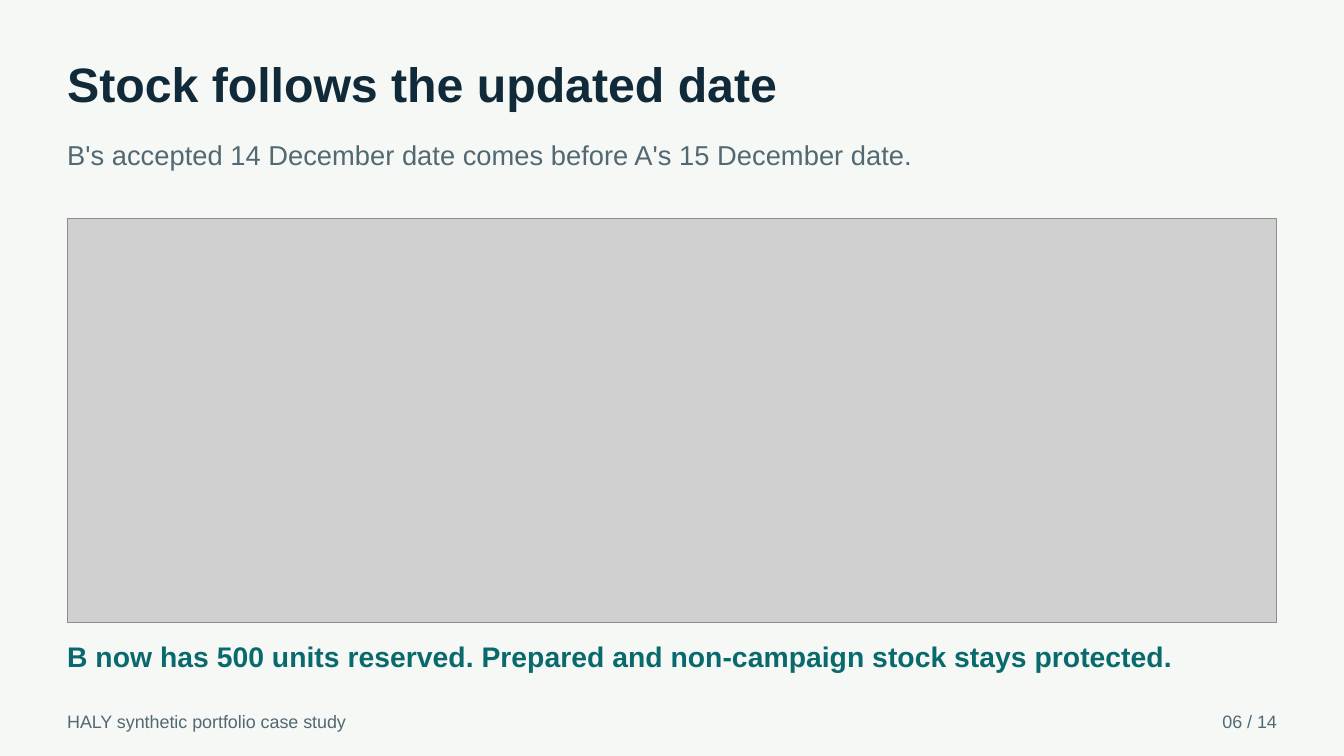
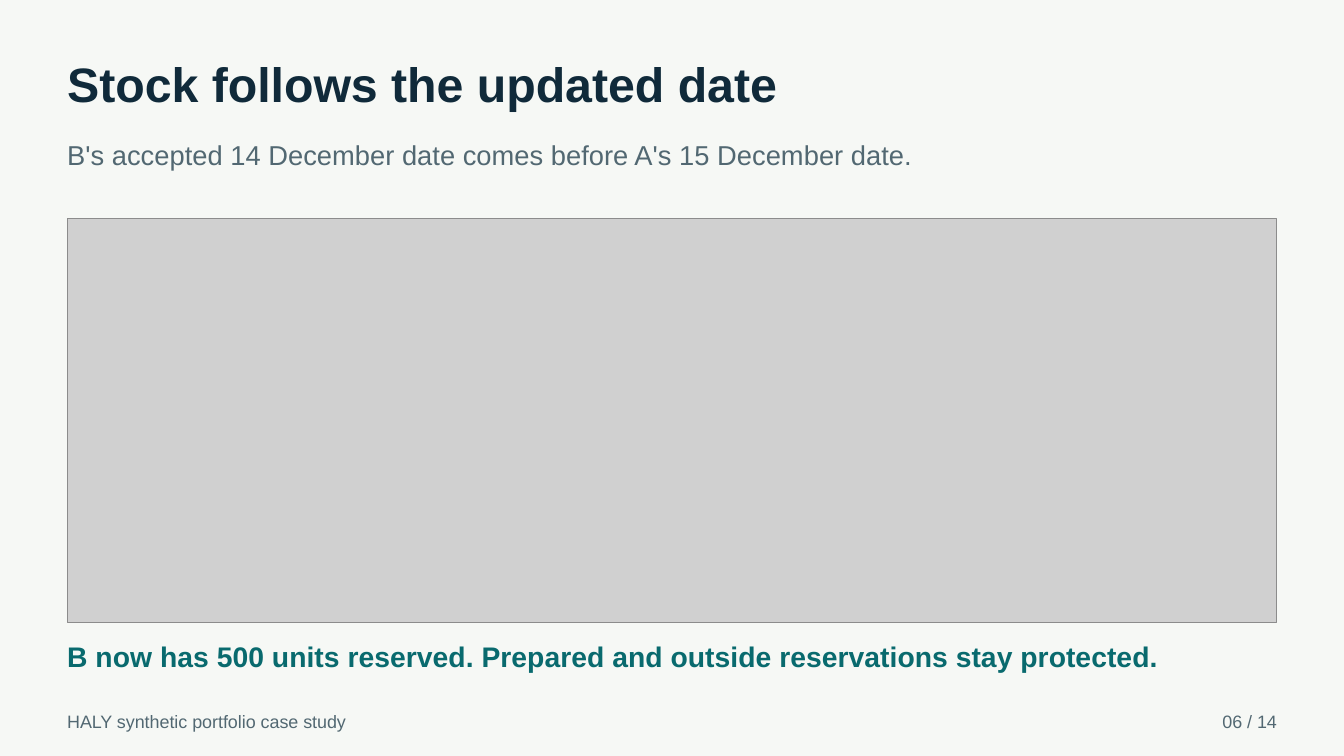
Before and after one commit to yusufondes/Operations-Control-Tower, a slide deck: slide 6 of docs/portfolio/HALY-Operations-Control-Tower-Case-Study-Revised.pptx. Drawn at 1344x756 pixels with LibreOffice and Linux fonts; fonts in the diff are those of the drawing; grey boxes stand for pictures. Boxes give left, top, right and bottom in pixels: in the first picture for what was removed or moved away, otherwise in the second. Text is boxed around its words. In the diff, an @@ line names an element or a change of style, - is before the commit and + after.

```diff
--- a/docs/portfolio/HALY-Operations-Control-Tower-Case-Study-Revised.pptx
+++ b/docs/portfolio/HALY-Operations-Control-Tower-Case-Study-Revised.pptx
@@ text at (67,646,1157,673): text changed @@
-B now has 500 units reserved. Prepared and non-campaign stock stays protected.
+B now has 500 units reserved. Prepared and outside reservations stay protected.
```
Also in this commit, not shown: 2 other slides changed, 16 other files.
